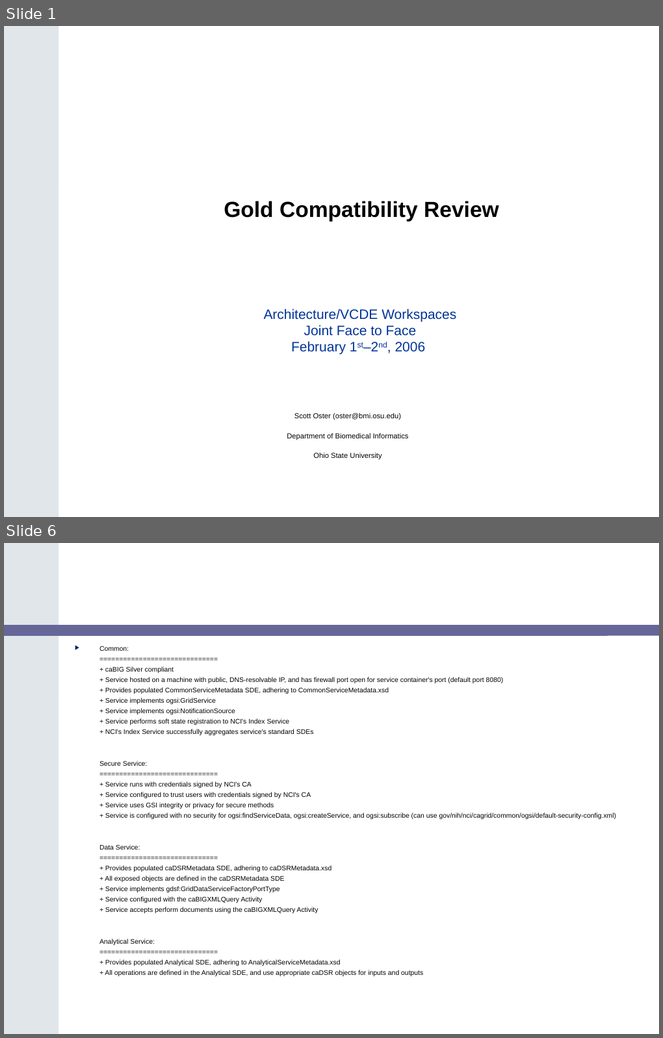
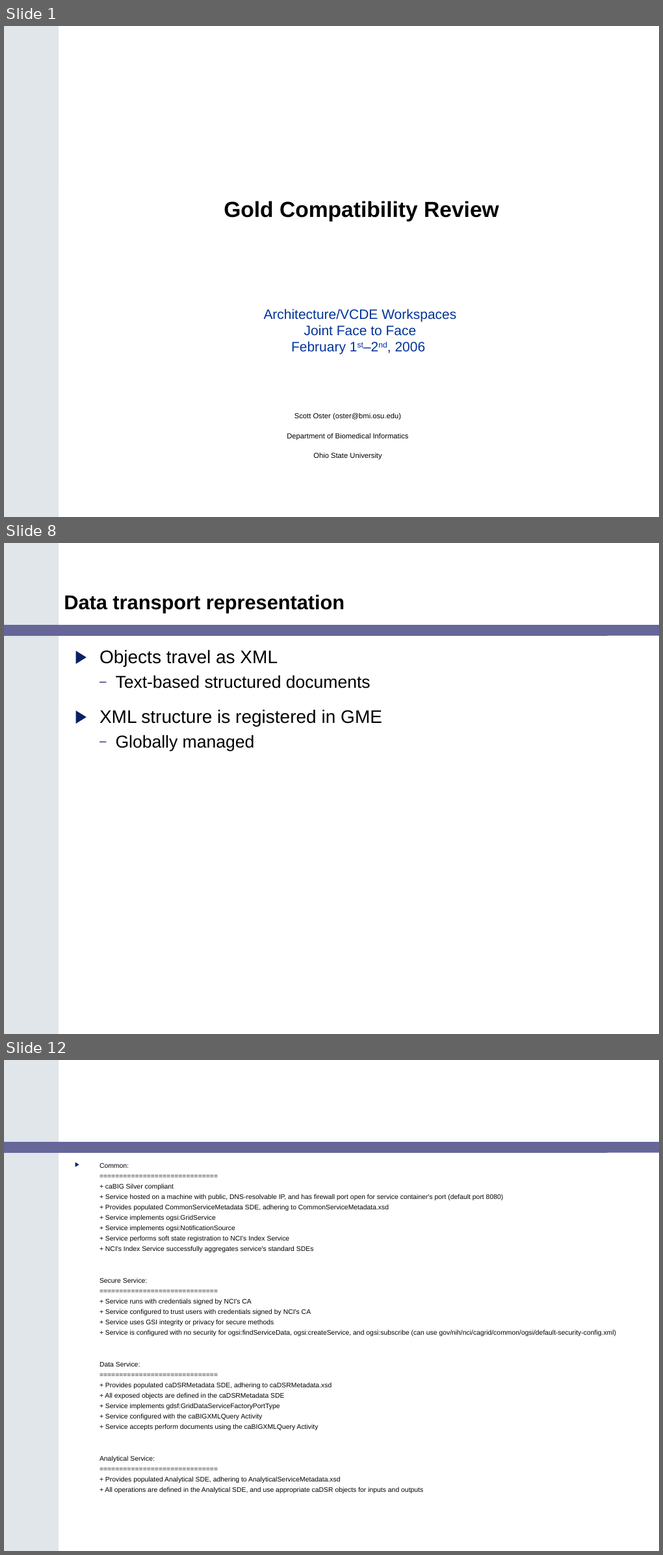
Before and after one commit to NCIP/cagrid-portal, a slide deck: cagrid-1-0/Documentation/presentations/200602_VCDE_ARCH/Gold_Review_Arch_VCDE_Feb1.ppt. Shown one above the other, each under a label of ours: slides 1 and 6 before the commit, slides 1, 8 and 12 after it; the slides between them are not shown. The pictures are 663x1038 and 663x1555 pixels, drawn with LibreOffice and Linux fonts; fonts in the diff are those of the drawing; background and template pictures are left out. Boxes give left, top, right and bottom in pixels: in the first picture for what was removed or moved away, otherwise in the second. Text is boxed around its words. In the diff, an @@ line names an element or a change of style, - is before the commit and + after.

```diff
--- a/cagrid-1-0/Documentation/presentations/200602_VCDE_ARCH/Gold_Review_Arch_VCDE_Feb1.ppt
+++ b/cagrid-1-0/Documentation/presentations/200602_VCDE_ARCH/Gold_Review_Arch_VCDE_Feb1.ppt
@@ slide 8 added at [4,543,659,1034], background #FFFFFF; not listed: 2 template elements that a slide beside it also shows @@
@@ title added at [64,594,345,613], 22 pt, text #000000, bold @@
+Data transport representation
@@ text added at [100,650,382,751], 20 pt, text #000000 @@
+▶ Objects travel as XML
+  – Text-based structured documents
+▶ XML structure is registered in GME
+  – Globally managed
@@ what was slide 6 is now slide 12 @@
```
Also in this commit, not shown: 9 other slides added, 3 slides removed.
